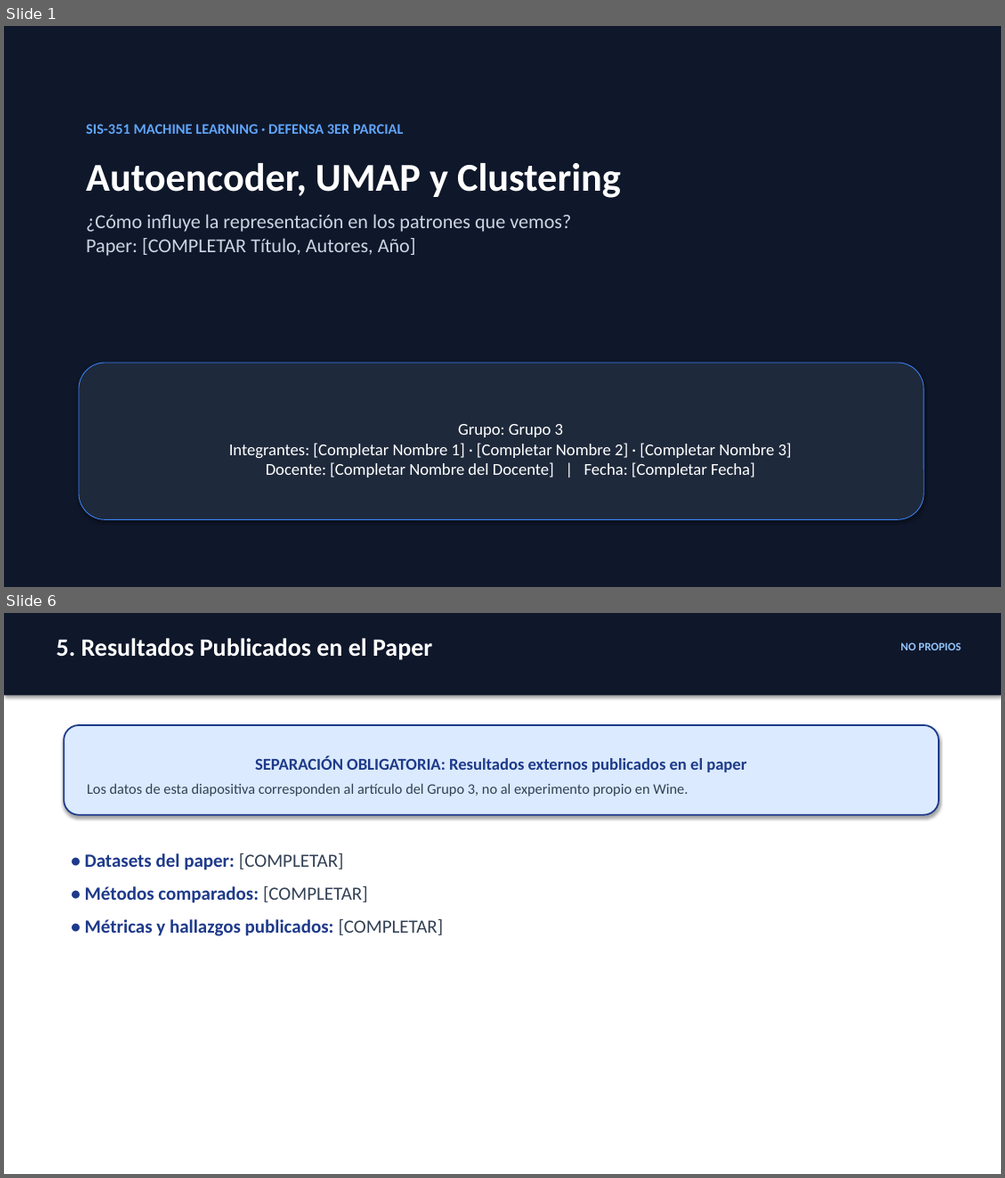
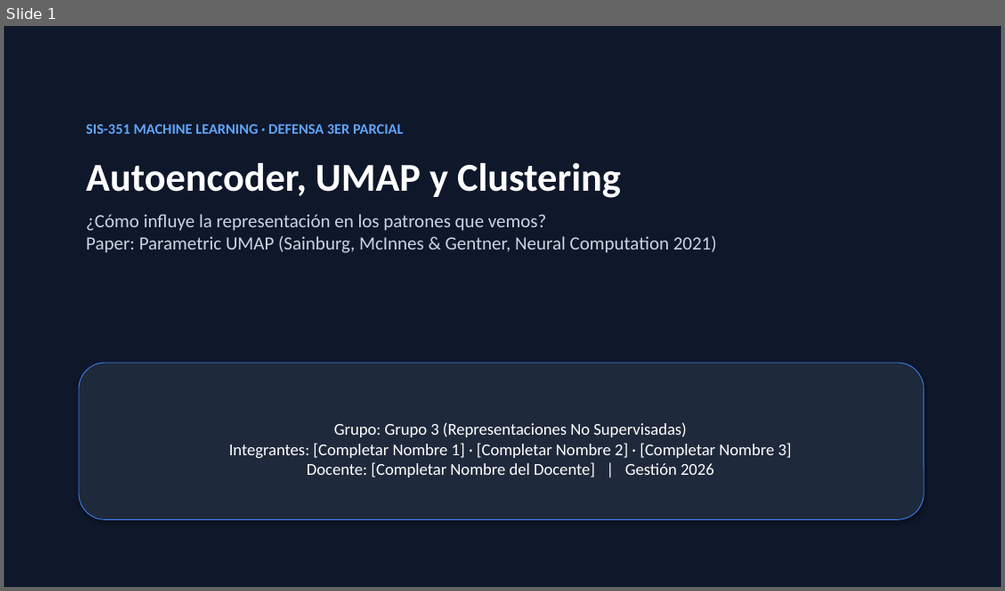
Before and after one commit to SeverichAxl/Autoencoder_UMAP_Clustering, a slide deck: entregables/Presentacion_Grupo3_Autoencoder_UMAP.pptx. Shown one above the other, each under a label of ours: slides 1 and 6 before the commit, slide 1 after it; the slides between them are not shown. The pictures are 1005x1178 and 1005x591 pixels, drawn with LibreOffice and Linux fonts; fonts in the diff are those of the drawing. Boxes give left, top, right and bottom in pixels: in the first picture for what was removed or moved away, otherwise in the second. Text is boxed around its words. In the diff, an @@ line names an element or a change of style, - is before the commit and + after.

Commit message:
feat: completar datos oficiales del paper Parametric UMAP (Sainburg et al., 2021) en informe, diapositivas y preguntas

```diff
--- a/entregables/Presentacion_Grupo3_Autoencoder_UMAP.pptx
+++ b/entregables/Presentacion_Grupo3_Autoencoder_UMAP.pptx
@@ slide 6 removed at <box>4,613,1001,1174</box>, background #FFFFFF @@
@@ rectangle removed at <box>4,613,1001,695</box> @@
@@ text removed at <box>57,638,432,660</box> @@
-5. Resultados Publicados en el Paper
@@ text removed at <box>900,642,961,650</box> @@
-NO PROPIOS
@@ rounded rectangle removed at <box>64,725,938,815</box> @@
-SEPARACIÓN OBLIGATORIA: Resultados externos publicados en el paper
-Los datos de esta diapositiva corresponden al artículo del Grupo 3, no al experimento propio en Wine.
@@ text removed at <box>85,853,444,936</box> @@
-• Datasets del paper: [COMPLETAR]
-• Métodos comparados: [COMPLETAR]
-• Métricas y hallazgos publicados: [COMPLETAR]
@@ slide 1 changed as well @@
@@ text at <box>86,214,717,253</box>: text changed; size 19 to 18 pt @@
-¿Cómo influye la representación en los patrones que vemos?
-Paper: [COMPLETAR Título, Autores, Año]
+¿Cómo influye la representación en los patrones que vemos?
+Paper: Parametric UMAP (Sainburg, McInnes & Gentner, Neural Computation 2021)
@@ text in rounded rectangle at <box>229,422,792,477</box>: text changed @@
-Grupo: Grupo 3
-Integrantes: [Completar Nombre 1] · [Completar Nombre 2] · [Completar Nombre 3]
-Docente: [Completar Nombre del Docente] | Fecha: [Completar Fecha]
+Grupo: Grupo 3 (Representaciones No Supervisadas)
+Integrantes: [Completar Nombre 1] · [Completar Nombre 2] · [Completar Nombre 3]
+Docente: [Completar Nombre del Docente] | Gestión 2026
```
Also in this commit, not shown: 9 other slides changed, 1 slide added, 8 other files.
